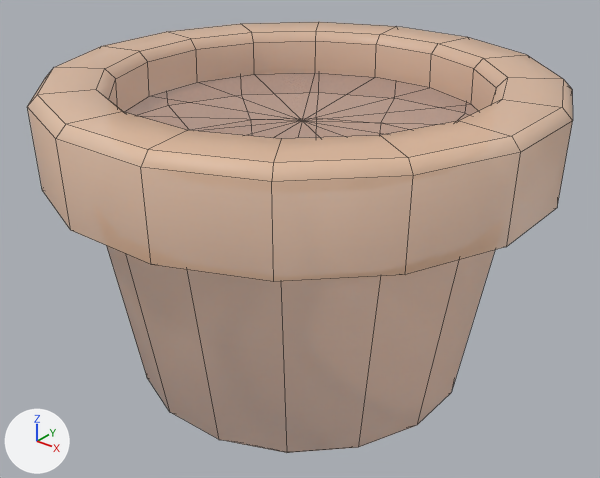
Before and after pictures for a commit that changed the FBX model Assets/Models/Tiny Treats plants/pot_A_large.fbx.
Camera for both pictures: a 50 mm lens placed at (1.472, -1.851, 1.614), pointed at (0.002, -0.014, 0.475). Every picture has the same lights, and +X, +Y and +Z are marked at lower left. Mesh edges are drawn as thin lines. Objects named as collision shapes, trigger or cutter boxes, shadow casters or lower levels of detail are left out. Where no turn or scale is listed for an object, it has been applied to the vertices.

Objects in the first picture: 'pot_A_large'.
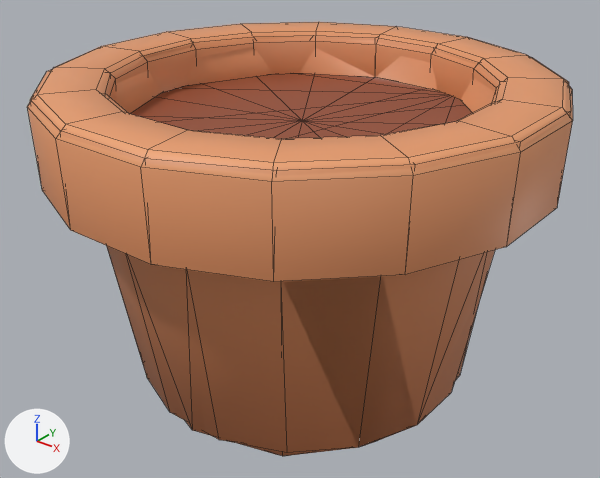
Pixel boxes (x1, y1, x2, y2) of what changed, in the pictures (600 x 478 px):
'pot_A_large', surface changed (beige to orange)
    both: (27, 22, 573, 453)
'pot_A_large_LOD1', added (brown)
    after: (30, 35, 571, 456)

Edits to the bpy script that builds the scene:
```text
Change img_tiny_treats_texture_1_png:
    img_tiny_treats_texture_1_png: load_image('tiny_treats_texture_1.png', 'tiny_treats_texture_1.png', 1024, 1024, 'Non-Color') -> load_image('tiny_treats_texture_1.png', 'tiny_treats_texture_1.png', 1024, 1024, 'sRGB')
Change mat_tiny_treats_1:
    remove n3 = _N.new('ShaderNodeTexImage'); n3.name = 'Image Texture.001'
    remove n3.image = img_tiny_treats_texture_1_png
    where n0 = _N.new('ShaderNodeBsdfPrincipled'); n0.name = 'Principled BSDF'
    remove _L.new(n3.outputs[0], n0.inputs[4])  # 'Color' to 'Alpha'
    where n2 = _N.new('ShaderNodeTexImage'); n2.name = 'Image Texture'
    add _L.new(n2.outputs[1], n0.inputs[4])  # 'Alpha' to 'Alpha'
Add me_pot_a_large_001:
    me_pot_a_large_001.from_pydata(...)  # 88 vertices, 107 faces; spans x -0.742..0.742, y -0.742..0.742, z -0.001..0.992
    me_pot_a_large_001.materials.append(mat_tiny_treats_1)  # picture img_tiny_treats_texture_1_png
Add ob_pot_a_large_lod1:
    ob_pot_a_large_lod1 = bpy.data.objects.new('pot_A_large_LOD1', me_pot_a_large_001)
    ob_pot_a_large_lod1.location = (0.0, 0.0, 0.0)
```
